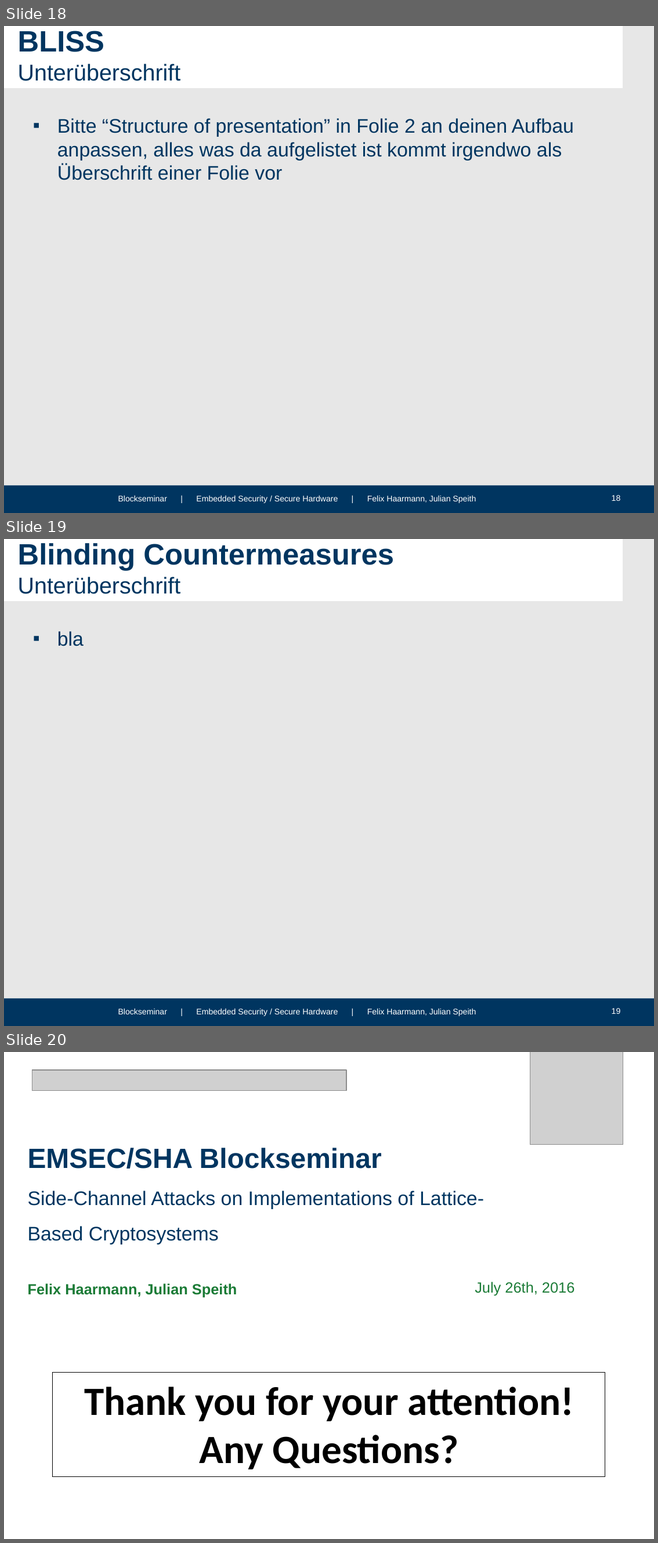
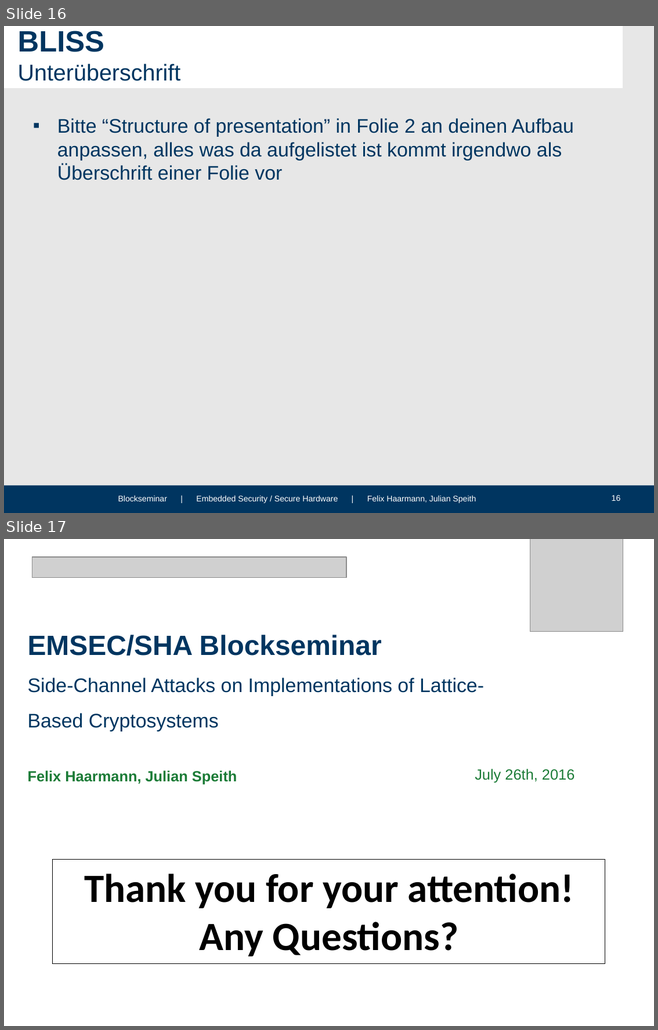
Before and after one commit to HFelixA/emsecseminar, a slide deck: presentation/Julian.pptx. Shown one above the other, each under a label of ours: slides 18, 19 and 20 before the commit, slides 16 and 17 after it. The pictures are 658x1543 and 658x1030 pixels, drawn with LibreOffice and Linux fonts; fonts in the diff are those of the drawing; grey boxes stand for pictures; background and template pictures are left out. Boxes give left, top, right and bottom in pixels: in the first picture for what was removed or moved away, otherwise in the second. Text is boxed around its words. In the diff, an @@ line names an element or a change of style, - is before the commit and + after.

```diff
--- a/presentation/Julian.pptx
+++ b/presentation/Julian.pptx
@@ slide 19 removed at <box>4,539,654,1026</box>, background #E7E7E7; not listed: 4 template elements that a slide beside it also shows @@
@@ title removed at <box>18,543,394,594</box> @@
-Blinding Countermeasures
-Unterüberschrift
@@ text removed at <box>57,631,83,646</box> @@
-▪ bla
@@ what was slide 18 is now slide 16 @@
@@ what was slide 20 is now slide 17 @@
```
Also in this commit, not shown: 1 slide changed, 2 other slides removed.
